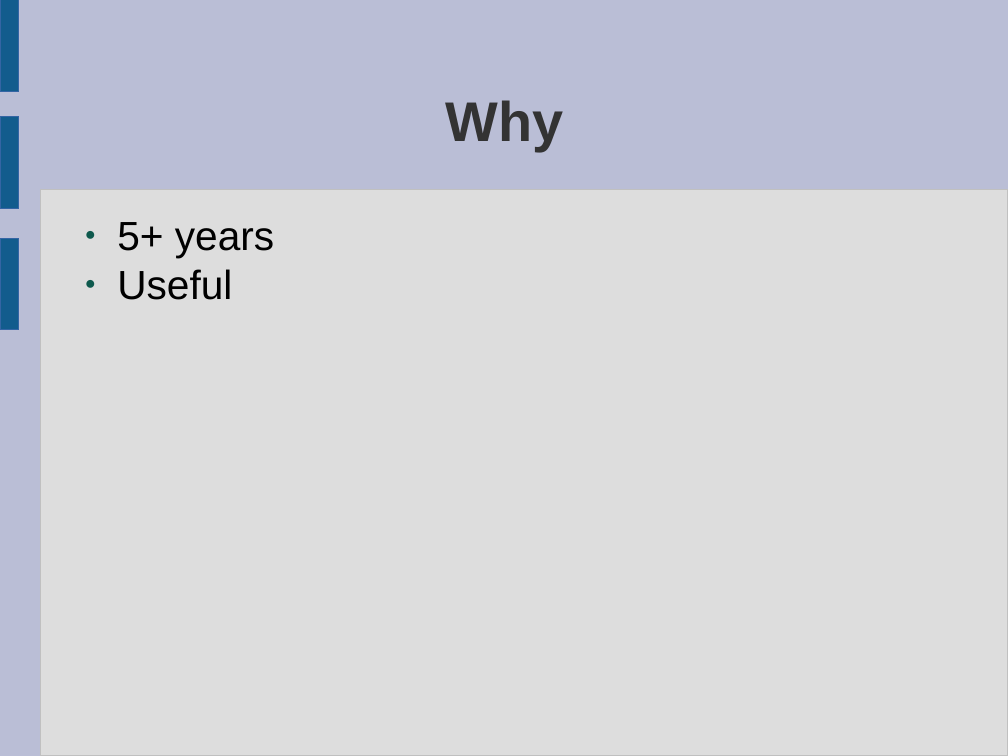
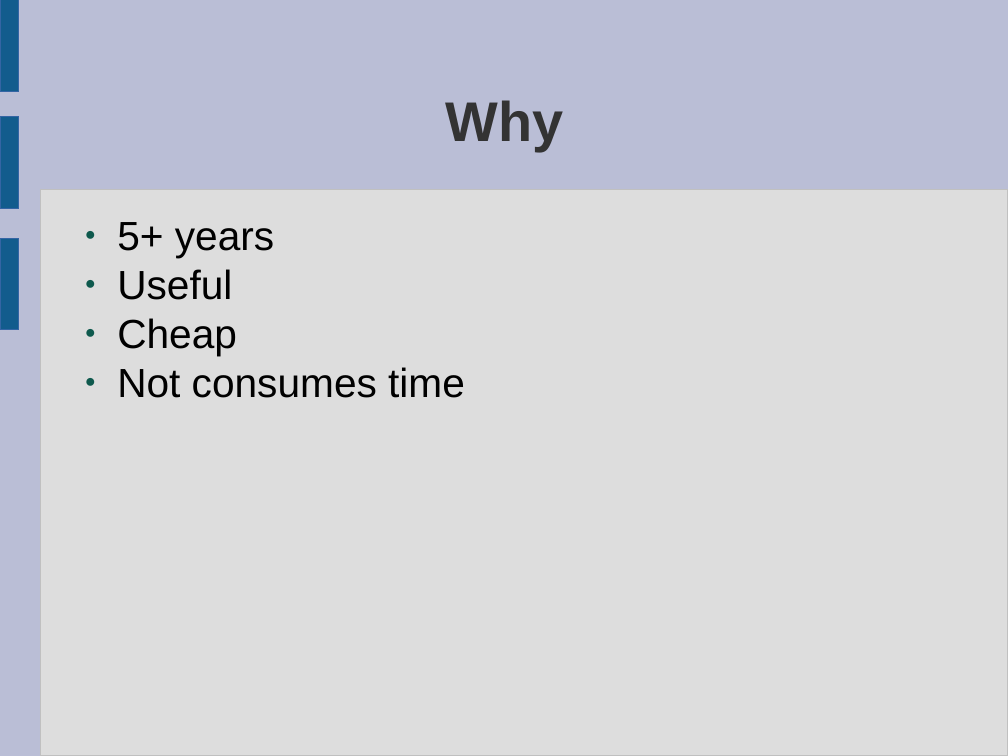
Before and after one commit to peterborkuti/english, a slide deck: slide 2 of yoga_01.odp. Drawn at 1008x756 pixels with LibreOffice and Linux fonts; fonts in the diff are those of the drawing. Boxes give left, top, right and bottom in pixels: in the first picture for what was removed or moved away, otherwise in the second. Text is boxed around its words. In the diff, an @@ line names an element or a change of style, - is before the commit and + after.

```diff
--- a/yoga_01.odp
+++ b/yoga_01.odp
@@ text at box(117, 318, 465, 398): paragraphs added @@
+● Cheap
+● Not consumes time
```
Also in this commit, not shown: 22 slides added, 1 slide removed.
